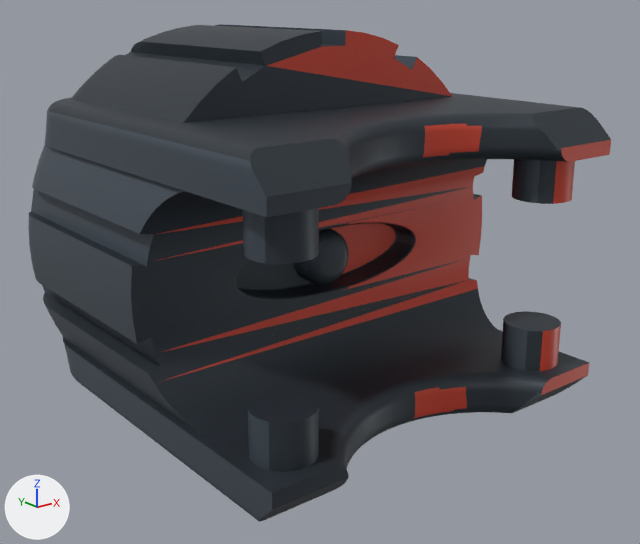
The glTF model public/models/gripper-actuator.glb: old version first, new version second.
Rendered twice from a camera (50 mm lens) standing at (-0.0379, -0.0514, 0.0177) and looking at (0.0016, -0.0021, -0.002). The axes (+X, +Y, +Z) are drawn at lower left. The lights are the same throughout. The picture after the commit comes second. Vertices at exactly the same position are counted once.
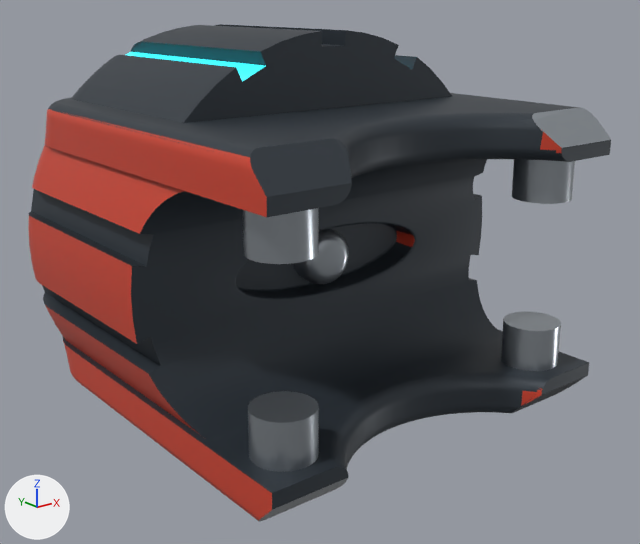
Pixel boxes [x1, y1, x2, y2] of what changed, in the pictures (640 x 544 px):
part 1 of me_mesh_0, recoloured
    both: [158, 30, 611, 418]
part 2 of me_mesh_0, recoloured (red to grey)
    both: [540, 161, 575, 371]
part 3 of me_mesh_0, recoloured
    both: [38, 109, 561, 520]
part 4 of me_mesh_0, recoloured
    both: [248, 108, 611, 522]
part 5 of me_mesh_0, recoloured (lighter)
    both: [126, 52, 265, 82]
part 6 of me_mesh_0, recoloured
    both: [29, 111, 561, 521]
part 7 of me_mesh_0, recoloured
    both: [31, 29, 417, 346]
part 8 of me_mesh_0, recoloured
    both: [243, 159, 540, 470]

Edits to the bpy script that builds the scene:
```text
Add mat_gripper_actuator_steel:
    mat_gripper_actuator_steel = principled_material('Gripper Actuator|steel')
    mat_gripper_actuator_steel.base_color = (0.402, 0.44, 0.479)  # grey #aab1b8
    mat_gripper_actuator_steel.metallic = 0.85
    mat_gripper_actuator_steel.roughness = 0.28
Add mat_gripper_actuator_cyan:
    mat_gripper_actuator_cyan = principled_material('Gripper Actuator|cyan')
    mat_gripper_actuator_cyan.base_color = (0.016, 0.546, 0.651)  # cyan #22c3d3
    mat_gripper_actuator_cyan.roughness = 0.3
    mat_gripper_actuator_cyan.emission_color = (0.0547, 0.896, 1.004)  # cyan #42f3ff
    mat_gripper_actuator_cyan.emission_strength = 1.0
Change me_mesh_0:
    where me_mesh_0.from_pydata(...)  # 5674 vertices, 11344 faces; spans x -0.0155..0.0155, y -0.0175..0.0175, z -0.0155..0.0155
    used by ob_mesh_0; location = (0.0, 0.0, 0.0)
    me_mesh_0 part 1: 955 faces spanning x -0.0147..0.0155, y -0.0175..0.0145, z -0.0153..0.0155 switch from mat_gripper_actuator_red (red #c63f2a) to mat_gripper_actuator_slate (greyish blue #343c44)
    me_mesh_0 part 2: 52 faces spanning x 0.0..0.012, y -0.0165..0.0175, z -0.0075..0.0075 switch from mat_gripper_actuator_red (red #c63f2a) to mat_gripper_actuator_steel (grey #aab1b8)
    me_mesh_0 part 3: 223 faces spanning x -0.0147..0.0147, y -0.0175..0.0128, z -0.0102..0.0102 switch from mat_gripper_actuator_slate (greyish blue #323a42) to mat_gripper_actuator_red (red #c8402b)
    me_mesh_0 part 4: 1064 faces spanning x -0.014..0.014, y -0.0175..0.0175, z -0.0105..0.0105 switch from mat_gripper_actuator_slate (greyish blue #323a42) to mat_gripper_actuator_steel (grey #aab1b8)
    me_mesh_0 part 5: 16 faces spanning x -0.0072..0.0072, y -0.0055..0.0125, z -0.0135..0.0135 switch from mat_gripper_actuator_slate (greyish blue #323a42) to mat_gripper_actuator_cyan (cyan #22c3d3, glowing cyan #42f3ff)
    me_mesh_0 part 6: 851 faces spanning x -0.0155..0.0155, y -0.0175..0.0122, z -0.01..0.01 switch from mat_gripper_actuator_slatelight (greyish blue #4b555f) to mat_gripper_actuator_red (red #c8402b)
    me_mesh_0 part 7: 180 faces spanning x -0.0144..0.0144, y -0.0058..0.0175, z -0.0155..0.0155 switch from mat_gripper_actuator_slatelight (greyish blue #4b555f) to mat_gripper_actuator_slate (greyish blue #343c44)
    me_mesh_0 part 8: 184 faces spanning x -0.013..0.013, y -0.0155..-0.0035, z -0.0075..0.0075 switch from mat_gripper_actuator_slatelight (greyish blue #4b555f) to mat_gripper_actuator_steel (grey #aab1b8)
```
